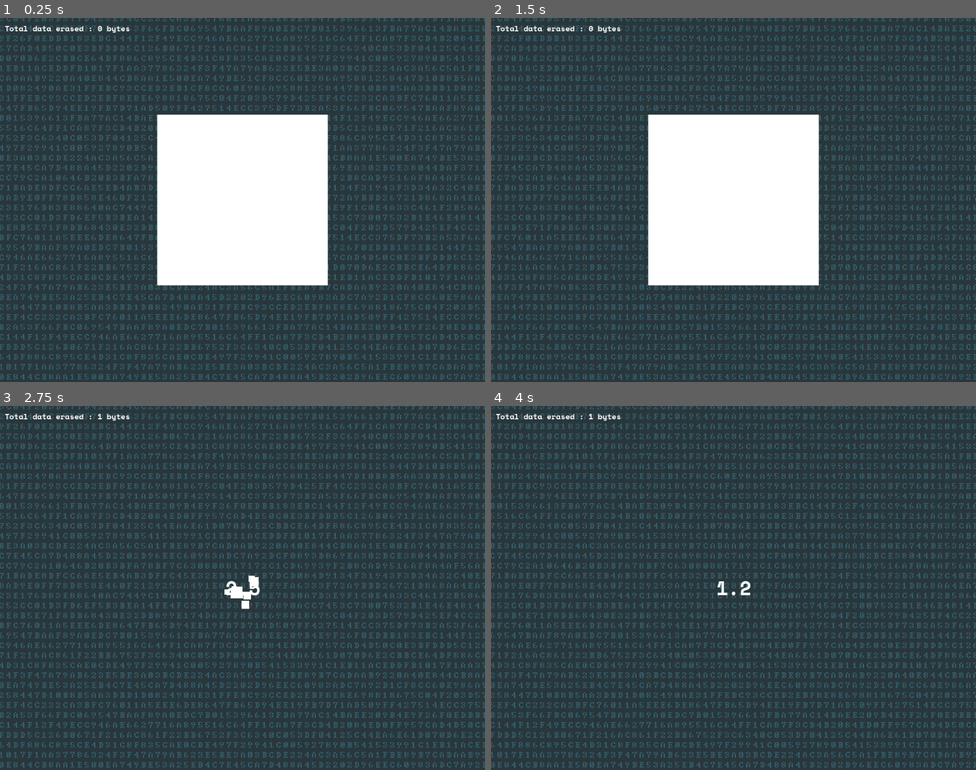
Above: before the commit, frames 1-4 (two rows, left to right).
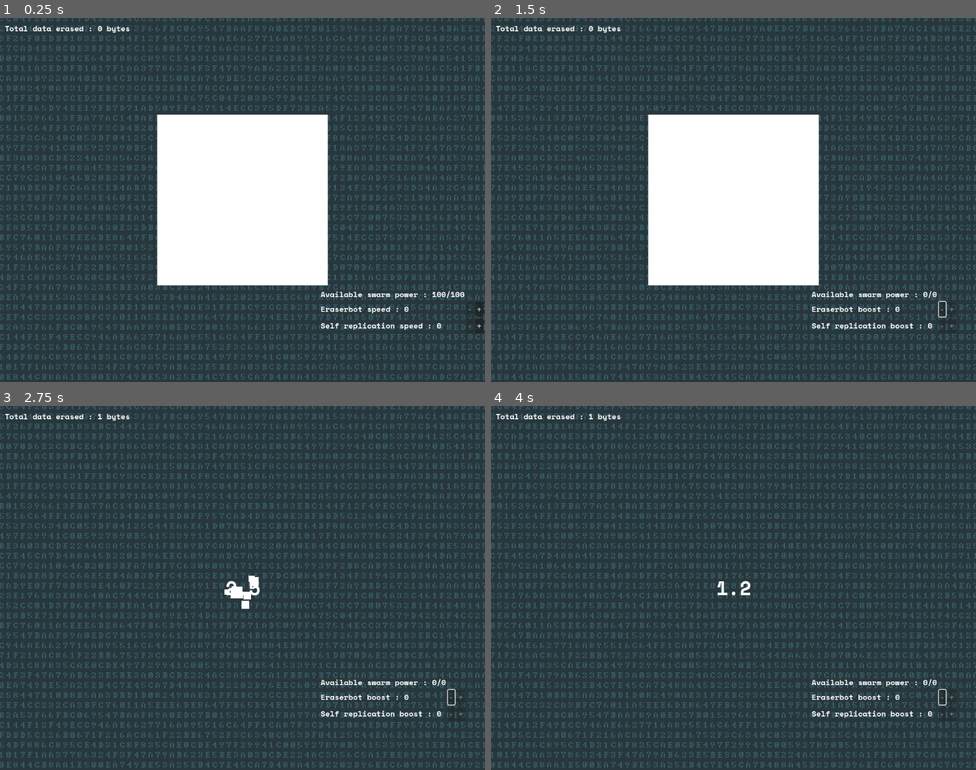
Above: after the commit, the same moments.

Repository: Silvester56/dataphobic
Game: Godot game, scene res://scenes/game.tscn
The game is run twice, just before and just after one commit, with the same random seed, the same clock (stepped at 60 frames per second) and the same inputs. This scene is started directly instead of the project's main scene.
Inputs (mouse positions are in pixels of both pictures, inside the frame that each line leads up to):
- Up to frame 1 (0.25 s): no input
- Up to frame 2 (1.5 s): click (971, 309) at 0.5 s, where only the run after the commit has a clickable "+"; click (946, 309) at 1.25 s, where only the run after the commit has a clickable "-"
- Up to frame 3 (2.75 s): tap Enter at 2 s; move the mouse to (242, 588) at 2.02 s; click (242, 588) at 2.17 s
- Up to frame 4 (4 s): move the mouse to (636, 606) at 2.77 s; click (636, 606) at 2.92 s; move the mouse to (782, 507) at 3.52 s; click (782, 507) at 3.67 s

The runs differ from the first frame. In frame 1, 0.6% of the frame differs, in the area x 66-100%, y 75-86%; in frame 2, 0.5%; in frame 3, 0.5%; in frame 4, 0.5%.

Commit message:
Add neural network upgrade and improve UI

Diff:
--- a/scenes/game.tscn
+++ b/scenes/game.tscn
@@ -58,77 +58,51 @@
 one_shot = true
 explosiveness = 0.25
 
-[node name="UpgradeManager" type="Node2D" parent="."]
+[node name="Swarm" type="GridContainer" parent="."]
 z_index = 1
-position = Vector2(10, 100)
-script = ExtResource("4_kh1r3")
-Upgrade = ExtResource("5_d5ues")
-
-[node name="Swarm" type="Control" parent="."]
-visible = false
-z_index = 1
-layout_mode = 3
-anchors_preset = 0
-offset_left = 717.0
-offset_top = 475.0
-offset_right = 757.0
-offset_bottom = 515.0
+offset_left = 677.0
+offset_top = 571.0
+offset_right = 1021.0
+offset_bottom = 758.0
+columns = 3
 
 [node name="AvailablePower" type="Label" parent="Swarm"]
-layout_mode = 0
-offset_right = 255.0
-offset_bottom = 24.0
-text = "Available swarm power : 10"
+layout_mode = 2
+text = "Available swarm power : 100/100"
 label_settings = ExtResource("9_7lyuh")
 
+[node name="Label" type="Label" parent="Swarm"]
+layout_mode = 2
+
+[node name="Label2" type="Label" parent="Swarm"]
+layout_mode = 2
+
 [node name="EraserbotSpeed" type="Label" parent="Swarm"]
-offset_left = 3.0
-offset_top = 45.0
-offset_right = 190.0
-offset_bottom = 69.0
+layout_mode = 2
 text = "Eraserbot speed : 0"
 label_settings = ExtResource("9_7lyuh")
 
 [node name="EraserBotDecrease" type="Button" parent="Swarm"]
-layout_mode = 0
-offset_left = 198.0
-offset_top = 43.0
-offset_right = 216.0
-offset_bottom = 74.0
+layout_mode = 2
 disabled = true
 text = "-"
 
 [node name="EraserBotIncrease" type="Button" parent="Swarm"]
-layout_mode = 0
-offset_left = 221.0
-offset_top = 43.0
-offset_right = 239.0
-offset_bottom = 74.0
+layout_mode = 2
 text = "+"
 
 [node name="SelfReplicationSpeed" type="Label" parent="Swarm"]
-offset_left = 5.0
-offset_top = 82.0
-offset_right = 260.0
-offset_bottom = 106.0
+layout_mode = 2
 text = "Self replication speed : 0"
 label_settings = ExtResource("9_7lyuh")
 
 [node name="SelfReplicationDecrease" type="Button" parent="Swarm"]
-layout_mode = 0
-offset_left = 263.0
-offset_top = 80.0
-offset_right = 281.0
-offset_bottom = 111.0
+layout_mode = 2
 disabled = true
 text = "-"
 
 [node name="SelfReplicationIncrease" type="Button" parent="Swarm"]
-layout_mode = 0
-offset_left = 286.0
-offset_top = 81.0
-offset_right = 304.0
-offset_bottom = 112.0
+layout_mode = 2
 text = "+"
 
 [node name="Background" type="Sprite2D" parent="."]
@@ -152,8 +126,34 @@
 text = "Percentage of devices infected : 0.000001%"
 label_settings = ExtResource("9_7lyuh")
 
+[node name="Intel" type="Label" parent="."]
+visible = false
+offset_left = 10.0
+offset_top = 90.0
+offset_right = 99.0
+offset_bottom = 114.0
+text = "INTEL : 0"
+label_settings = ExtResource("9_7lyuh")
+
+[node name="UpgradeManager" type="VBoxContainer" parent="."]
+z_index = 1
+offset_left = 10.0
+offset_top = 130.0
+offset_right = 260.0
+offset_bottom = 760.0
+theme_override_constants/separation = 50
+script = ExtResource("4_kh1r3")
+Upgrade = ExtResource("5_d5ues")
+
+[node name="UpgradeDescription" type="Label" parent="UpgradeManager"]
+layout_mode = 2
+label_settings = ExtResource("9_7lyuh")
+
 [node name="SelfReplicationTimer" type="Timer" parent="."]
 wait_time = 10.0
+
+[node name="IntelTimer" type="Timer" parent="."]
+wait_time = 3.0
 
 [connection signal="timeout" from="DataManager/DataSearchingTimer" to="DataManager" method="_on_data_searching_timer_timeout"]
 [connection signal="pressed" from="Swarm/EraserBotDecrease" to="." method="_on_eraser_bot_decrease_pressed"]
@@ -161,3 +161,4 @@
 [connection signal="pressed" from="Swarm/SelfReplicationDecrease" to="." method="_on_self_replication_decrease_pressed"]
 [connection signal="pressed" from="Swarm/SelfReplicationIncrease" to="." method="_on_self_replication_increase_pressed"]
 [connection signal="timeout" from="SelfReplicationTimer" to="." method="_on_self_replication_timer_timeout"]
+[connection signal="timeout" from="IntelTimer" to="." method="_on_intel_timer_timeout"]
--- a/scenes/upgrade.tscn
+++ b/scenes/upgrade.tscn
@@ -1,10 +1,11 @@
-[gd_scene load_steps=4 format=3 uid="uid://cobn4undmh1ci"]
+[gd_scene load_steps=3 format=3 uid="uid://cobn4undmh1ci"]
 
 [ext_resource type="Script" path="res://scripts/upgrade.gd" id="1_mrkfo"]
 [ext_resource type="FontFile" uid="uid://bsfi2hegw1npa" path="res://assets/SpaceMono-Bold.ttf" id="2_6l7dt"]
-[ext_resource type="LabelSettings" uid="uid://xghivu23iu3a" path="res://themes/labels.tres" id="3_betd2"]
 
-[node name="Upgrade" type="Node2D"]
+[node name="Upgrade" type="Control"]
+layout_mode = 3
+anchors_preset = 0
 script = ExtResource("1_mrkfo")
 
 [node name="Button" type="Button" parent="."]
@@ -13,14 +14,6 @@
 theme_override_fonts/font = ExtResource("2_6l7dt")
 text = "ButtonText"
 
-[node name="Label" type="Label" parent="."]
-visible = false
-offset_top = 38.0
-offset_right = 154.0
-offset_bottom = 62.0
-text = "LabelText"
-label_settings = ExtResource("3_betd2")
-
 [connection signal="mouse_entered" from="Button" to="." method="_on_button_mouse_entered"]
 [connection signal="mouse_exited" from="Button" to="." method="_on_button_mouse_exited"]
 [connection signal="pressed" from="Button" to="." method="_on_button_pressed"]
--- a/scripts/game.gd
+++ b/scripts/game.gd
@@ -14,6 +14,7 @@
 var availableSwarmPower = 0
 var devicesInfectedDecimalsThresholds = [10, 20, 50, 100, 150, 300, 500, 1000, 5000, 10000, 50000, 100000, 500000]
 var devicesInfectedUnitsThresholds = [1, 2, 5, 10, 15, 30, 50, 100]
+var totalIntel = 0
 
 func _process(delta: float) -> void:
 	for i in len(eraserbotArray):
@@ -58,6 +59,10 @@
 
 func turnOnSwarm() -> void:
 	$Swarm.visible = true
+
+func turnOnNeuralNetwork() -> void:
+	$IntelTimer.start()
+	$Intel.visible = true
 
 func _on_self_replication_timer_timeout() -> void:
 	percentageOfDevicesInfectedDecimals = percentageOfDevicesInfectedDecimals + 1
@@ -110,3 +115,11 @@
 	$SelfReplicationTimer.wait_time = 10.1 - selfReplicationSpeed / 5
 	$Swarm/SelfReplicationDecrease.disabled = false
 	updateSwarmLabelAndButtons()
+
+func changeIntel(ammount) -> void:
+	totalIntel = totalIntel + ammount
+	$UpgradeManager.onIntelChange(totalIntel)
+	$Intel.text = "INTEL : " + str(totalIntel)
+
+func _on_intel_timer_timeout() -> void:
+	changeIntel(1)
--- a/scripts/upgrade.gd
+++ b/scripts/upgrade.gd
@@ -1,19 +1,29 @@
-extends Node2D
+extends Control
+
+signal upgrade_purchased
 
 var upgradeIdentifier
-signal upgrade_purchased
+var intelCost
+var description
+
+func checkButtonEnabling(totalIntel) -> void:
+	if intelCost > 0:
+		$Button.disabled = totalIntel < intelCost
 
 func _on_button_mouse_entered() -> void:
-	$Label.visible = true
+	get_parent().changeDescription(description)
 
 func _on_button_mouse_exited() -> void:
-	$Label.visible = false
+	get_parent().changeDescription("")
 
 func _on_button_pressed() -> void:
-	emit_signal("upgrade_purchased", upgradeIdentifier)
+	emit_signal("upgrade_purchased", upgradeIdentifier, intelCost)
 	queue_free()
 
-func setProperties(buttonText, labelText, identifier) -> void:
+func setProperties(buttonText, labelText, identifier, inCo) -> void:
 	$Button.text = buttonText
-	$Label.text = labelText
+	description = labelText
+	if inCo > 0:
+		description = description + " (Cost " + str(inCo) + " INTEL)"
 	upgradeIdentifier = identifier
+	intelCost = inCo
--- a/scripts/upgrade_manager.gd
+++ b/scripts/upgrade_manager.gd
@@ -1,4 +1,4 @@
-extends Node2D
+extends VBoxContainer
 
 @export var Upgrade: PackedScene
 
@@ -8,41 +8,50 @@
 	AUTO_CLICK,
 	SELF_REPLICATION,
 	BANDWIDTH,
-	SWARM
+	SWARM,
+	NEURAL_NETWORK
 }
 
 var gridSizeArray = [4, 9, 16, 25, 36, 64]
 var swarmPower = 0
 var swarmEnabled = false
+var neuralNetworkEnabled = false
 
-func createUpgrade(buttonText, labelText, identifier):
+func changeDescription(text) -> void:
+	$UpgradeDescription.text = text
+
+func createUpgrade(buttonText, labelText, identifier, intelCost = 0):
 	var result = Upgrade.instantiate()
-	result.setProperties(buttonText, labelText, identifier)
+	result.setProperties(buttonText, labelText, identifier, intelCost)
 	result.connect("upgrade_purchased", _on_upgrade_purchased)
 	return result
 
 func handleDataErased(totalDataErased) -> void:
 	if totalDataErased == 4:
-		add_child(createUpgrade("2x2 grid", "Fetch 4 data blocks at once", upgradeId.GRID_SIZE))
+		add_child(createUpgrade("Grid size", "Fetch more data blocks at once", upgradeId.GRID_SIZE))
 	if totalDataErased == 16:
 		add_child(createUpgrade("Anti-lag", "Fetch data blocks slightly faster", upgradeId.FETCH_FASTER))
 	if totalDataErased == 32:
 		add_child(createUpgrade("Eraserbot", "Autoclick on random data blocks", upgradeId.AUTO_CLICK))
 	if totalDataErased == 48:
-		add_child(createUpgrade("3x3 grid", "Fetch 9 data blocks at once", upgradeId.GRID_SIZE))
+		add_child(createUpgrade("Grid size", "Fetch more data blocks at once", upgradeId.GRID_SIZE))
 	if totalDataErased == 64:
 		add_child(createUpgrade("Self replication", "Learn to make copies of yourself", upgradeId.SELF_REPLICATION))
 	if totalDataErased == 128:
 		add_child(createUpgrade("Bandwidth", "More data per block", upgradeId.BANDWIDTH))
 	if totalDataErased == 256:
-		add_child(createUpgrade("4x4 grid", "Fetch 16 data blocks at once", upgradeId.GRID_SIZE))
-	if totalDataErased >= 512 and get_parent().maximumSwarmPower > 0 and !swarmEnabled:
+		add_child(createUpgrade("Grid size", "Fetch more data blocks at once", upgradeId.GRID_SIZE))
+	if totalDataErased >= 256 and get_parent().maximumSwarmPower > 0 and !swarmEnabled:
 		add_child(createUpgrade("Swarm", "Use infected devices for thinking power", upgradeId.SWARM))
 		swarmEnabled = true
 	if totalDataErased == 512:
 		add_child(createUpgrade("Eraserbot", "Autoclick on random data blocks", upgradeId.AUTO_CLICK))
+	if totalDataErased >= 1024 and get_parent().maximumSwarmPower > 20 and !neuralNetworkEnabled:
+		add_child(createUpgrade("Neural network", "Gather intelligence for future upgrades", upgradeId.NEURAL_NETWORK))
+		neuralNetworkEnabled = true
 
-func _on_upgrade_purchased(upgradeIdentifier) -> void:
+func _on_upgrade_purchased(upgradeIdentifier, intelCost) -> void:
+	get_parent().changeIntel(-intelCost)
 	if upgradeIdentifier == upgradeId.GRID_SIZE:
 		get_parent().increaseGridSize(gridSizeArray.pop_front())
 	if upgradeIdentifier == upgradeId.FETCH_FASTER:
@@ -55,3 +64,16 @@
 		get_parent().increaseBandwidth()
 	if upgradeIdentifier == upgradeId.SWARM:
 		get_parent().turnOnSwarm()
+	if upgradeIdentifier == upgradeId.NEURAL_NETWORK:
+		get_parent().turnOnNeuralNetwork()
+
+var intelUpgradeFlags = [true, true, true]
+
+func onIntelChange(totalIntel) -> void:
+	if totalIntel >= 10 and intelUpgradeFlags[0]:
+		add_child(createUpgrade("Anti-lag", "Fetch data blocks slightly faster", upgradeId.FETCH_FASTER, 20))
+		add_child(createUpgrade("Grid size", "Fetch more data blocks at once", upgradeId.GRID_SIZE, 20))
+		intelUpgradeFlags[0] = false
+	for c in get_children():
+		if "checkButtonEnabling" in c:
+			c.checkButtonEnabling(totalIntel)
